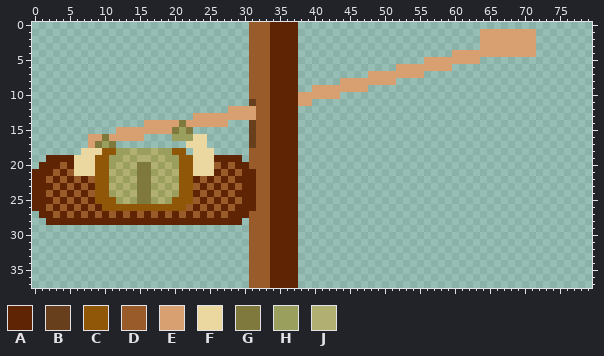
Edited in one commit: sprite sheet (Art/Tasks/Rowing/Active/CrewRowingF.png). That is the earlier state.
The file is 160x76 pixels, drawn in blocks of 2x2; one block is one cell here. Colours within 5 levels of each other are drawn and written as one.
Palette (. is transparent): A #5f2404  B #683f1d  C #915709  D #985b29  E #d89f70  F #ebd8a1  G #80793e  H #9b9f5e  J #b2af72
Pixels before (only the part around the change), first column x 0:
 0 ..............................
 1 ..............................
 2 ..............................
 3 ..............................
 4 ..............................
 5 ..............................
 6 ..............................
 7 ..............................
 8 ..............................
 9 ..............................
10 ..............................
11 ..............................
12 ............................EE
13 .......................EEEEEEE
14 ................EEEEEGEEEEEE..
15 ............EEEEEEEEGHG.......
16 ........EEGEEEEE....HHHFF.....
17 ........EGHG..........FFF.....
18 .......FFFCCHHJHHJHHCC.FFF....
19 ..AAAAFFFCCHHJHJJHJHHCCFFFAAAA
20 .AAADAFFFCCHJHJGGJHJHCCFFFDADA
21 AAADADFFFCCJHJHGGHJHJCCFFFADAD
22 AADADADADCCHJHJGGJHJHCCADADADA
23 AAADADADACCJHJHGGHJHJCCDADADAD
24 AADADADADCCHJHJGGJHJHCCADADADA
25 AAADADADACCCHJHGGHJHCCCDADADAD
26 AADADADADACCCCCCCCCCCCDADADADA
27 .AADADADADADADADADADADADADADAA
28 ..AAAAAAAAAAAAAAAAAAAAAAAAAAAA
29 ..............................
30 ..............................
31 ..............................
32 ..............................
33 ..............................
34 ..............................
35 ..............................
36 ..............................
37 ..............................
After the commit:
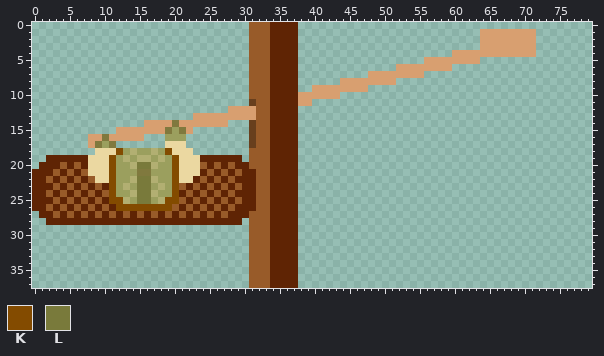
Colours new in this view: K #834b00  L #797a3b
Commit: Update rowing task to scale
Difference:
Changed rows in their new state; - is an unchanged pixel.
first column x 6:
14 --------------GE----
15 -------------GHGE---
16 -------------H--...-
17 -------------FFF...-
18 -..-FFK------KFFF...
19 AA-FFK--------KFF-AA
20 DA-FFKH--LL--HKFF-DA
21 AD-FFK-H----H-KFF-AD
22 ---FFKH--LL--HKFF---
23 ---DAK---LL---KDA---
24 ---ADKH--LL--HKAD---
25 ---DAKK--LL--KKDA---
26 ----DAKKKKKKKKDA----
Pixel boxes of the changes (left, top, right, bottom) in both pictures:
changed: (74, 120, 214, 211)
